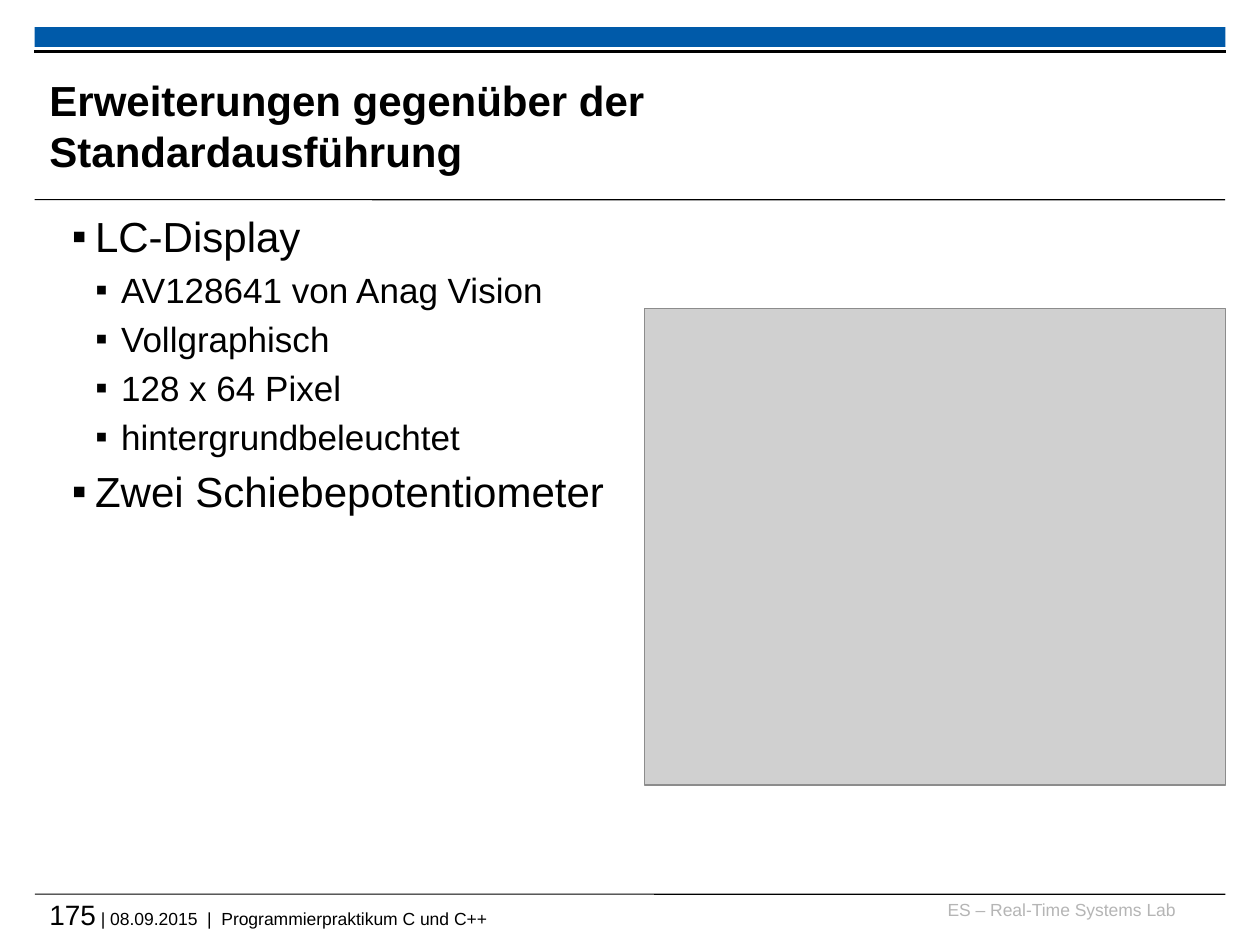
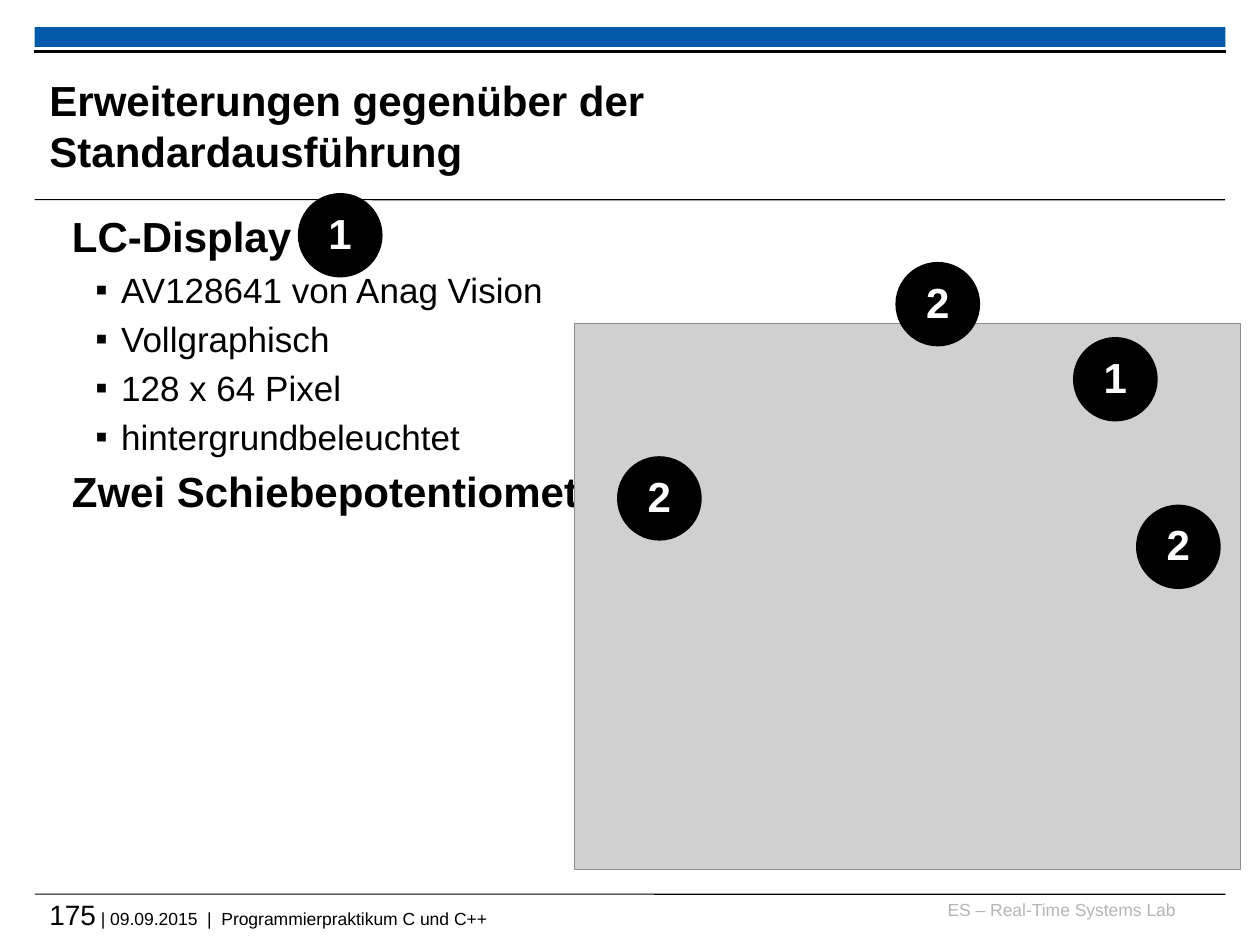
Before and after one commit to h82k/tud-cppp, a slide deck: slide 175 of cppp_lecture.pptx. Drawn at 1260x945 pixels with LibreOffice and Linux fonts; fonts in the diff are those of the drawing; grey boxes stand for pictures; background and template pictures are left out. Boxes give left, top, right and bottom in pixels: in the first picture for what was removed or moved away, otherwise in the second. Text is boxed around its words. In the diff, an @@ line names an element or a change of style, - is before the commit and + after.

```diff
--- a/cppp_lecture.pptx
+++ b/cppp_lecture.pptx
@@ ellipse added at box(297, 193, 382, 277), fill #000000, 24 pt, text #FFFFFF, bold @@
+1
@@ text at box(72, 221, 618, 516): bold on in "LC-Display", "Zwei Schiebepotentiometer"; bullet ▪ to none @@
@@ ellipse added at box(896, 262, 980, 346), fill #000000, 24 pt, text #FFFFFF, bold @@
+2
@@ picture: place and size @@
-picture at box(645, 309, 1226, 785)
+picture at box(575, 324, 1240, 869)
@@ ellipse added at box(1074, 338, 1158, 422), fill #000000, 24 pt, text #FFFFFF, bold @@
+1
@@ ellipse added at box(617, 456, 702, 541), fill #000000, 24 pt, text #FFFFFF, bold @@
+2
@@ ellipse added at box(1137, 505, 1221, 590), fill #000000, 24 pt, text #FFFFFF, bold @@
+2
@@ text at box(49, 905, 487, 929): text changed @@
-175 | 08.09.2015 | Programmierpraktikum C und C++
+175 | 09.09.2015 | Programmierpraktikum C und C++
```
Also in this commit, not shown: 7 other slides changed, 1 other file.
